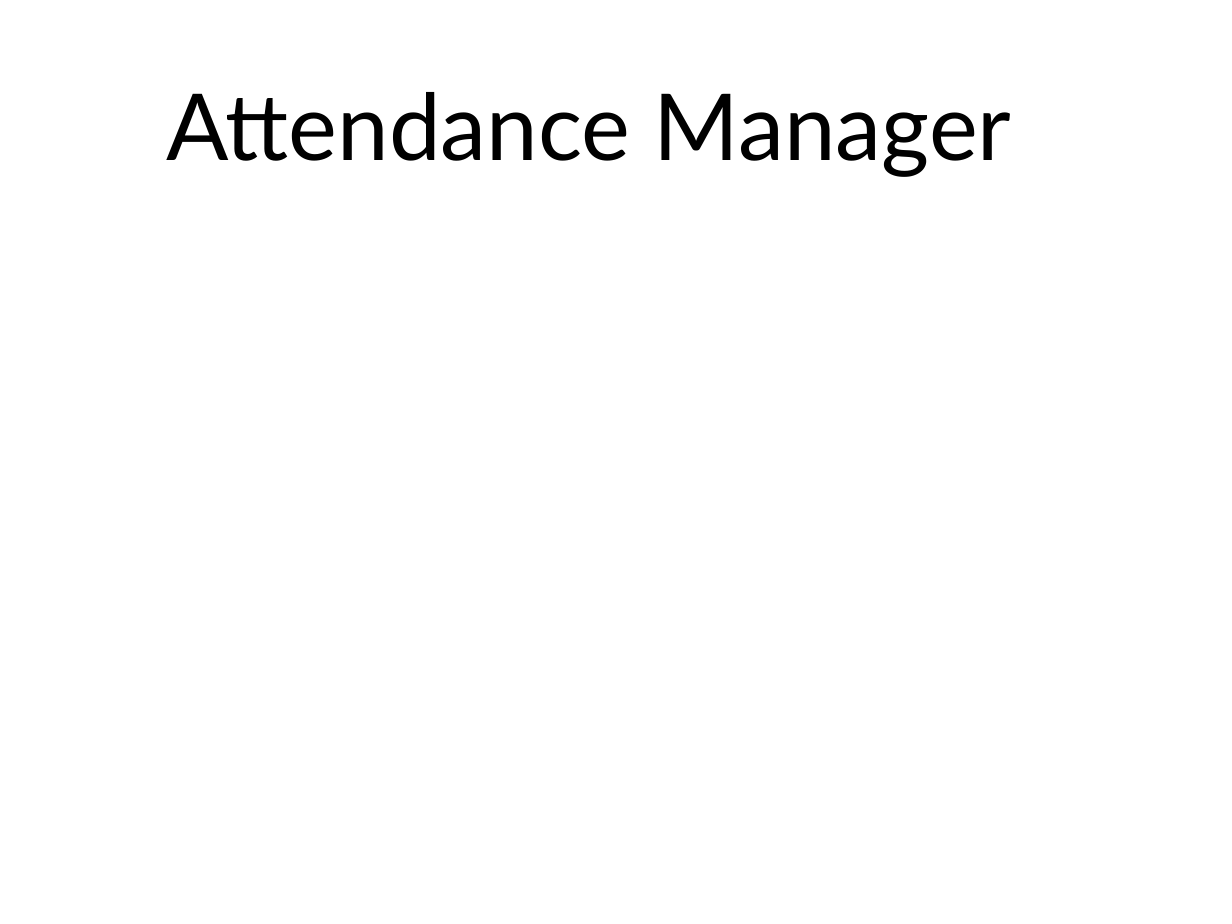
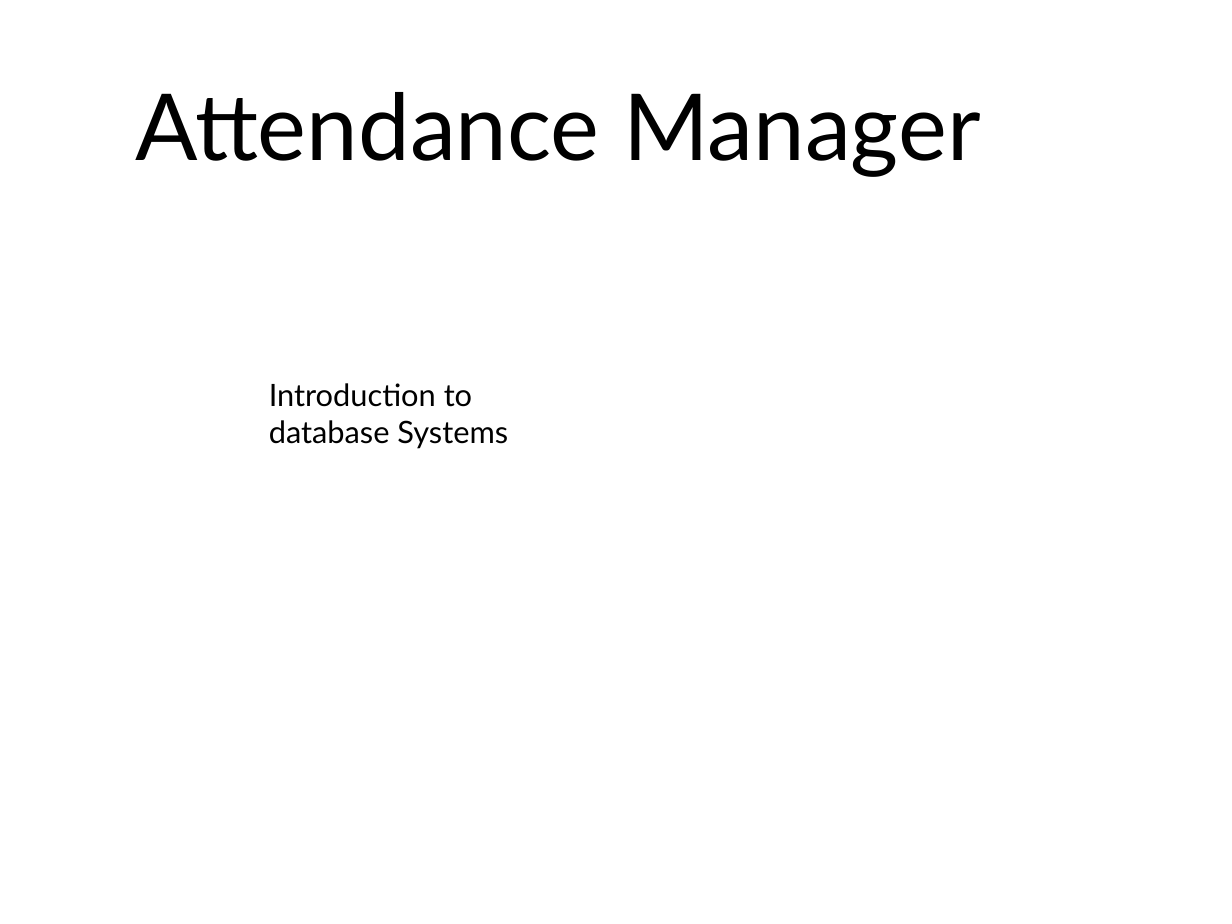
Before and after one commit to shubhang-arora/Attendance-manager, a slide deck: slide 1 of attendance manager.pptx. Drawn at 1232x924 pixels with LibreOffice and Linux fonts; fonts in the diff are those of the drawing; background and template pictures are left out. Boxes give left, top, right and bottom in pixels: in the first picture for what was removed or moved away, otherwise in the second. Text is boxed around its words. In the diff, an @@ line names an element or a change of style, - is before the commit and + after.

```diff
--- a/attendance manager.pptx
+++ b/attendance manager.pptx
@@ text "Attendance Manager": place and size @@
-text "Attendance Manager" at bbox=[166, 92, 1011, 177]
+text "Attendance Manager" at bbox=[135, 92, 980, 177]
@@ text added at bbox=[269, 383, 508, 449], 18 pt, text #000000 @@
+Introduction to database Systems
```
Also in this commit, not shown: 3 slides added, 4 other files.
